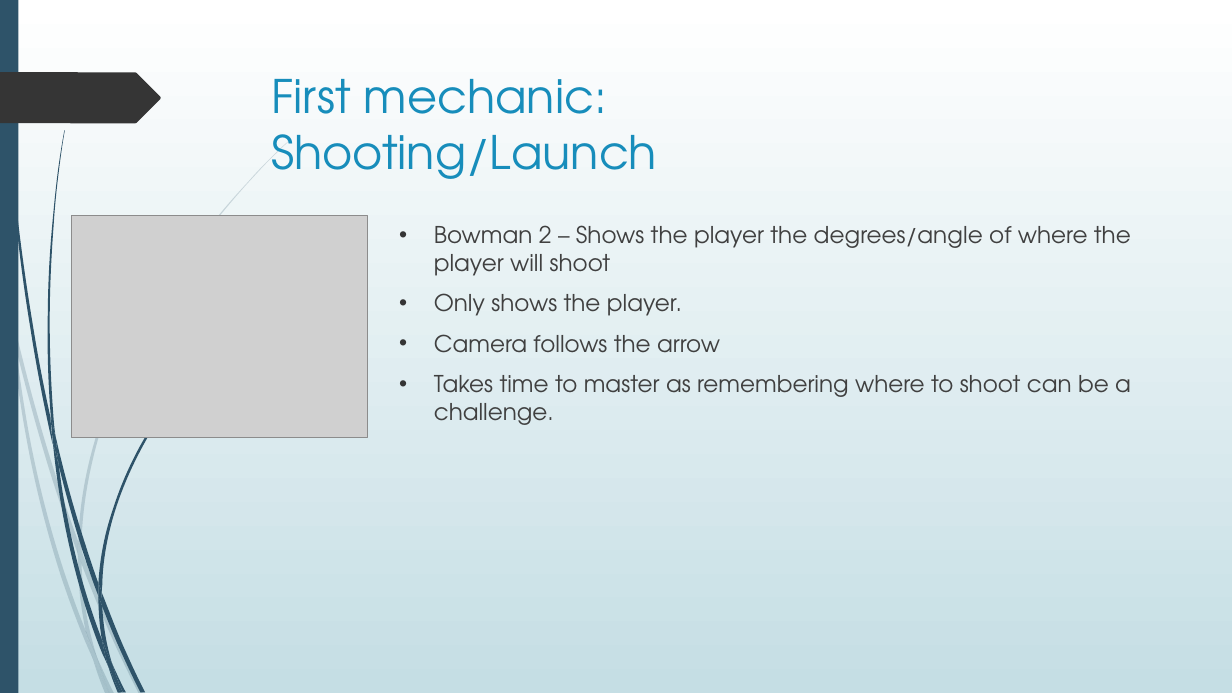
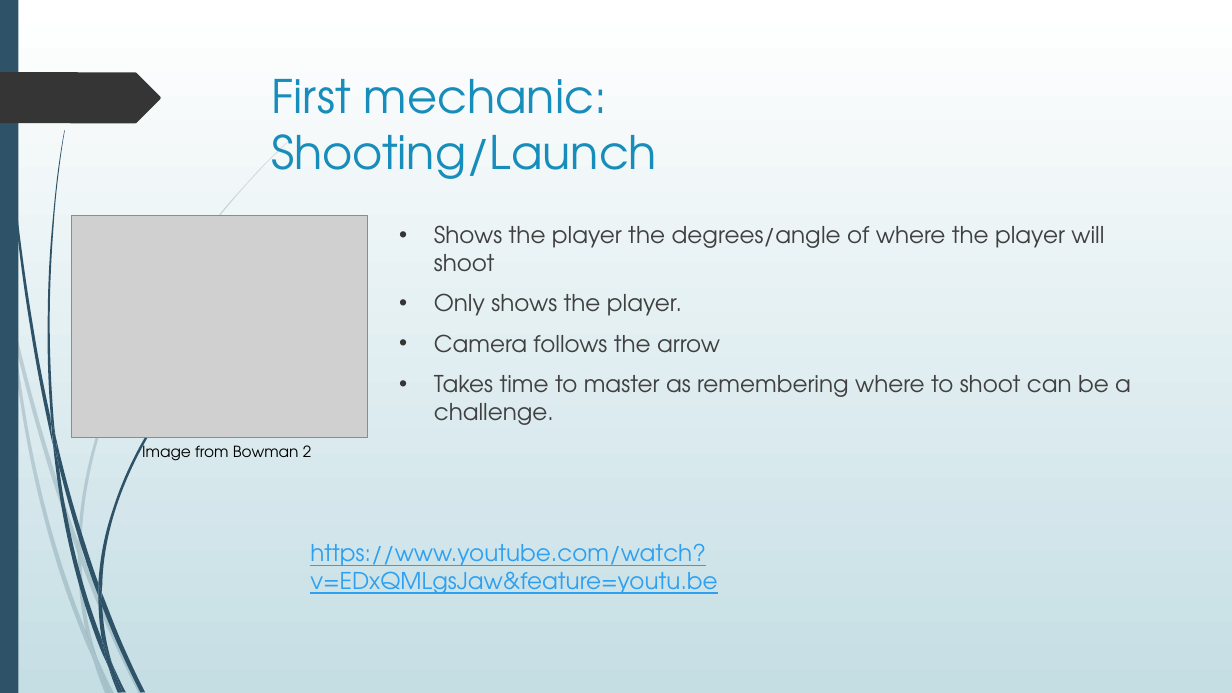
Before and after one commit to UoSGamesGroups/second-semester-s2-level-4-5-group-8, a slide deck: slide 6 of Presentations/First Presentation.pptx (slide 4 before the commit). Drawn at 1232x693 pixels with LibreOffice and Linux fonts; fonts in the diff are those of the drawing; grey boxes stand for pictures. Boxes give left, top, right and bottom in pixels: in the first picture for what was removed or moved away, otherwise in the second. Text is boxed around its words. In the diff, an @@ line names an element or a change of style, - is before the commit and + after.

```diff
--- a/Presentations/First Presentation.pptx
+++ b/Presentations/First Presentation.pptx
@@ text at (x1=434, y1=225, x2=1104, y2=272): text changed @@
-• Bowman 2 – Shows the player the degrees/angle of where the player will shoot
+• Shows the player the degrees/angle of where the player will shoot
@@ text added at (x1=142, y1=441, x2=312, y2=461), 12 pt, text #000000 @@
+Image from Bowman 2
@@ text added at (x1=310, y1=543, x2=717, y2=594), 18 pt, text #2DA0F1, underline @@
+https://www.youtube.com/watch?v=EDxQMLgsJaw&feature=youtu.be
```
Also in this commit, not shown: 1 other slide changed, 8 slides added, 3 slides removed, 1 other file.
